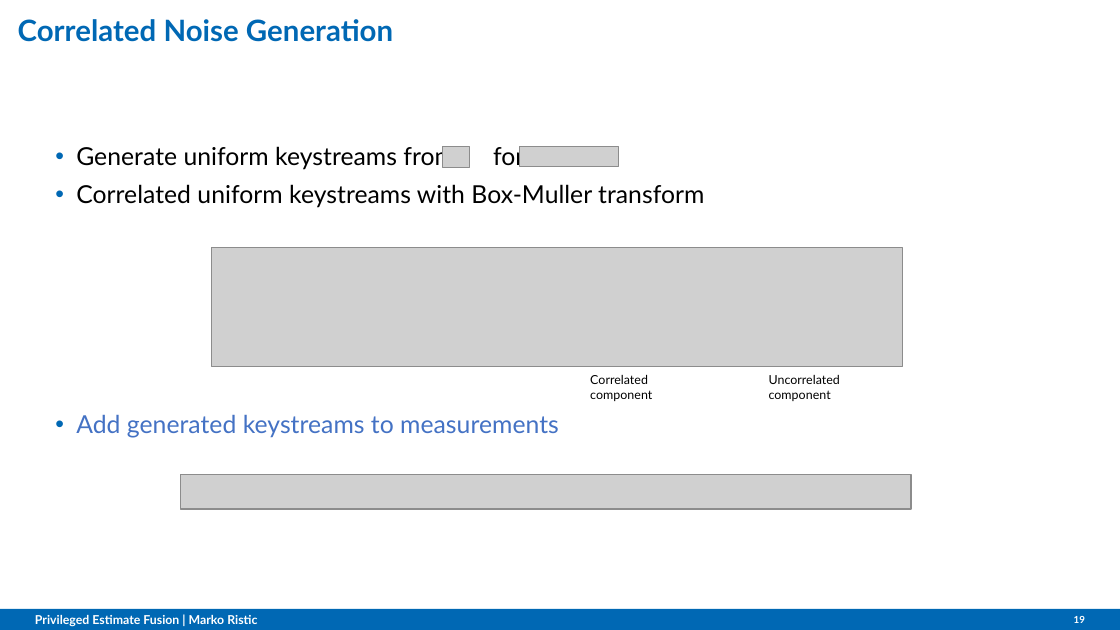
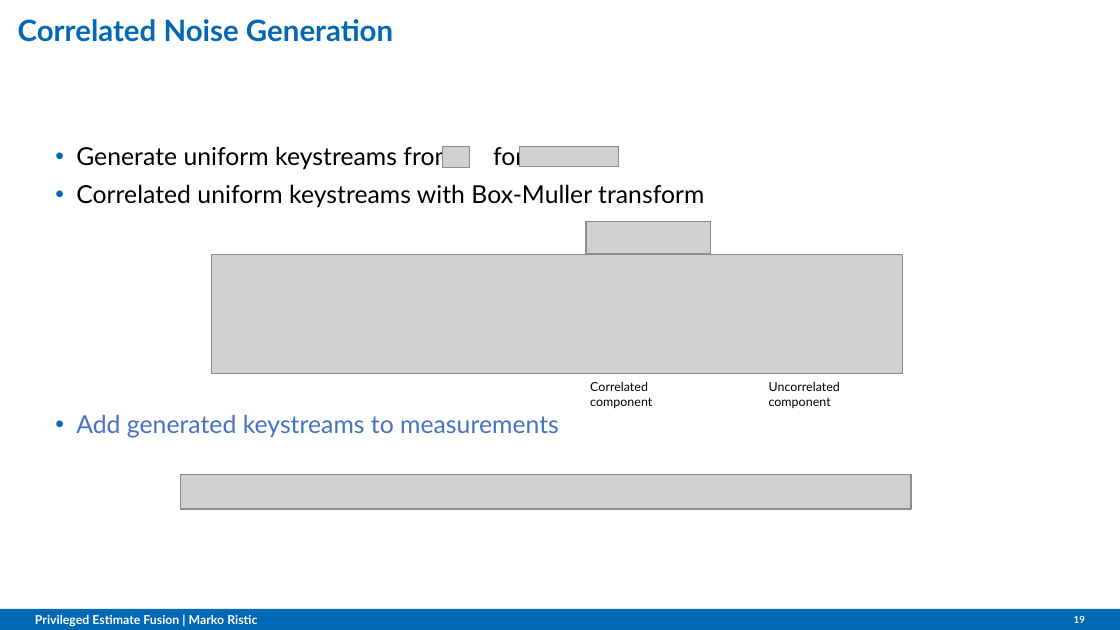
Before and after one commit to omubtcezq/PrivilegedFusion, a slide deck: slide 19 of cdc2022_presentation/Privileged_Estimate_Fusion_With_Correlated_Gaussian_Keystreams.pptx. Drawn at 1120x630 pixels with LibreOffice and Linux fonts; fonts in the diff are those of the drawing; grey boxes stand for pictures; background and template pictures are left out. Boxes give left, top, right and bottom in pixels: in the first picture for what was removed or moved away, otherwise in the second. Text is boxed around its words. In the diff, an @@ line names an element or a change of style, - is before the commit and + after.

```diff
--- a/cdc2022_presentation/Privileged_Estimate_Fusion_With_Correlated_Gaussian_Keystreams.pptx
+++ b/cdc2022_presentation/Privileged_Estimate_Fusion_With_Correlated_Gaussian_Keystreams.pptx
@@ picture added at <box>586,221,710,253</box> @@
@@ 2 texts, 1 picture: place and size @@
-2 texts, 1 picture at <box>212,248,903,401</box>
+2 texts, 1 picture at <box>212,255,903,408</box>
```
Also in this commit, not shown: 12 other slides changed, 1 other file.
